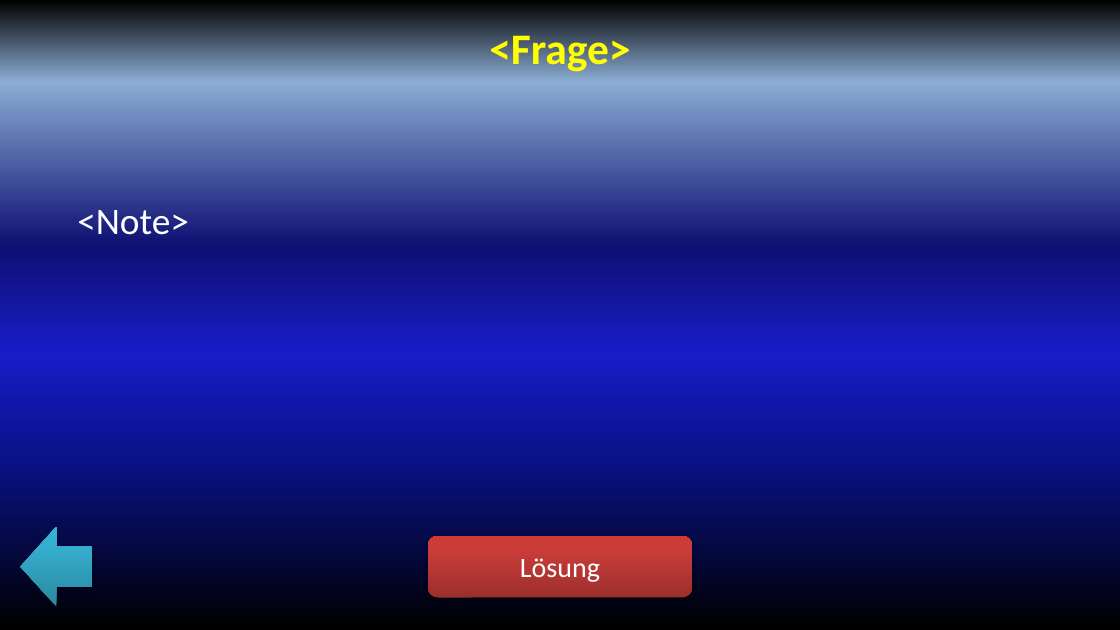
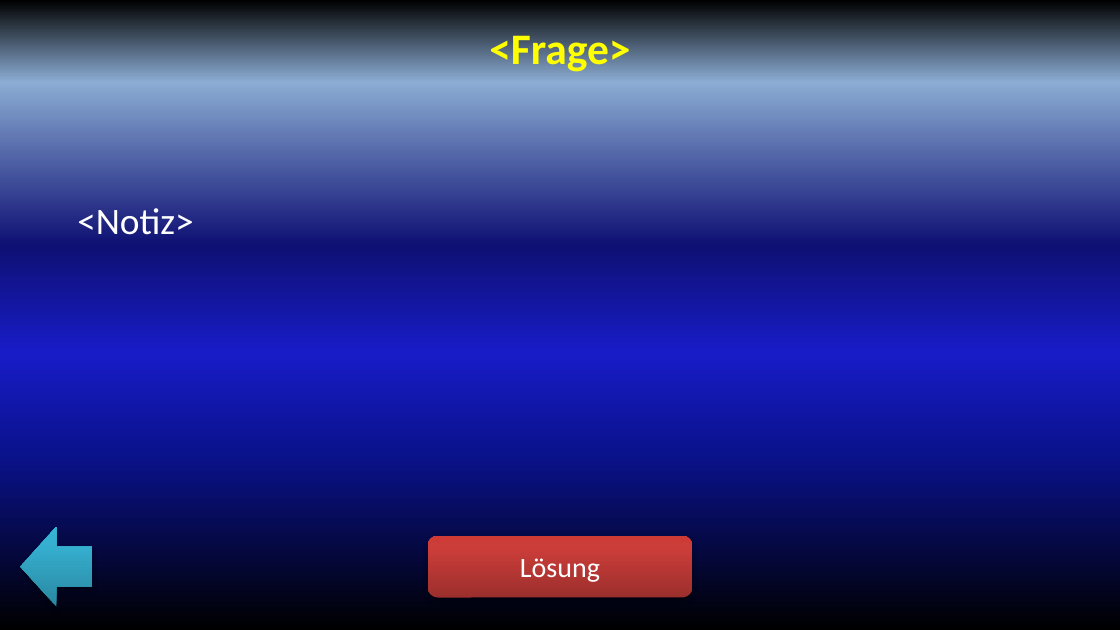
Before and after one commit to mailias/powerpoint_quiz, a slide deck: slide 5 of quiz.pptm (slide 6 before the commit). Drawn at 1120x630 pixels with LibreOffice and Linux fonts; fonts in the diff are those of the drawing. Boxes give left, top, right and bottom in pixels: in the first picture for what was removed or moved away, otherwise in the second. Text is boxed around its words. In the diff, an @@ line names an element or a change of style, - is before the commit and + after.

```diff
--- a/quiz.pptm
+++ b/quiz.pptm
@@ text at (77,208,193,234): text changed @@
-<Note>
+<Notiz>
```
Also in this commit, not shown: 1 other slide changed, 1 slide added, 2 slides removed, 1 other file.
